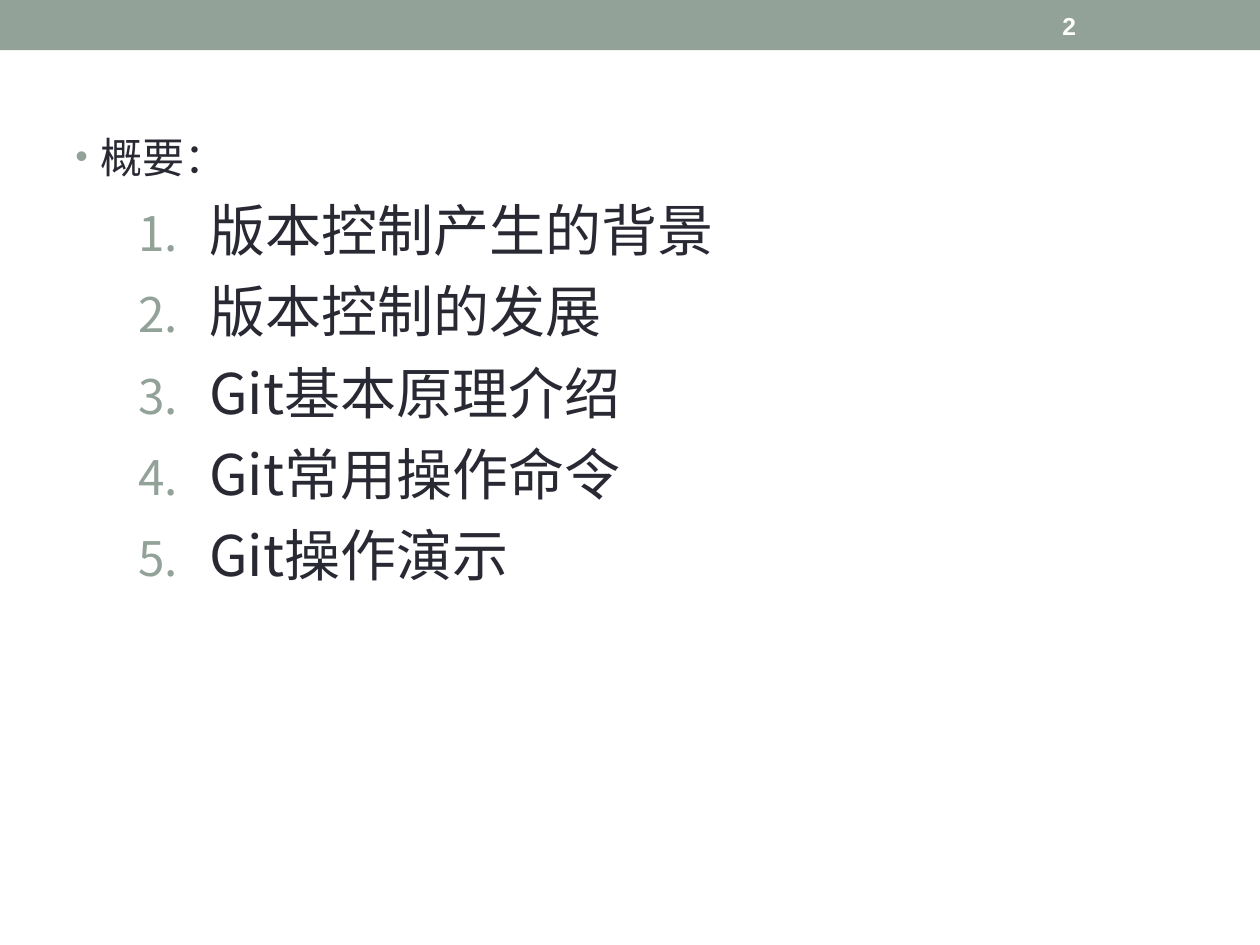
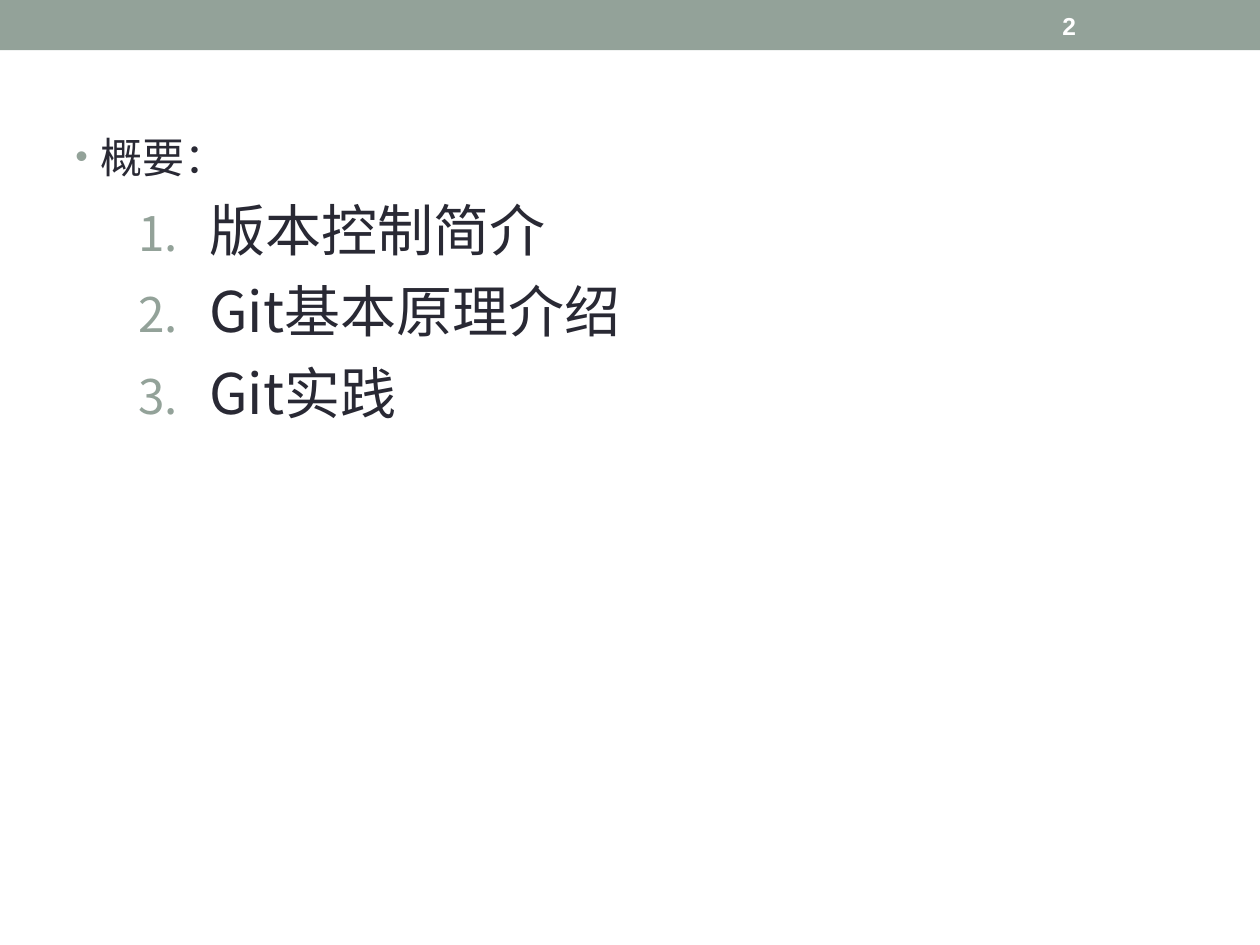
Before and after one commit to Lyon-NEU/Git, a slide deck: slide 2 of git.ppt. Drawn at 1260x945 pixels with LibreOffice and Linux fonts; fonts in the diff are those of the drawing. Boxes give left, top, right and bottom in pixels: in the first picture for what was removed or moved away, otherwise in the second. Text is boxed around its words. In the diff, an @@ line names an element or a change of style, - is before the commit and + after.

```diff
--- a/git.ppt
+++ b/git.ppt
@@ text at [209, 204, 545, 256]: text changed @@
-  1. 版本控制产生的背景
-  2. 版本控制的发展
+  1. 版本控制简介
@@ text at [209, 366, 396, 419]: text changed @@
-  4. Git常用操作命令
-  5. Git操作演示
+  3. Git实践
```
Also in this commit, not shown: 23 other slides changed, 13 slides added, 3 slides removed.
